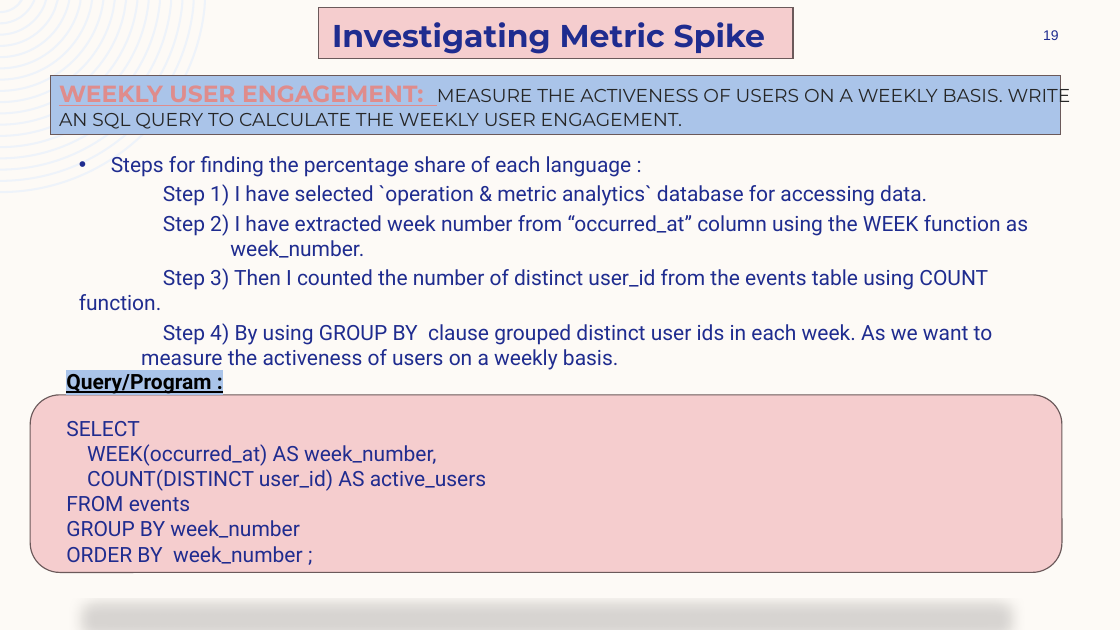
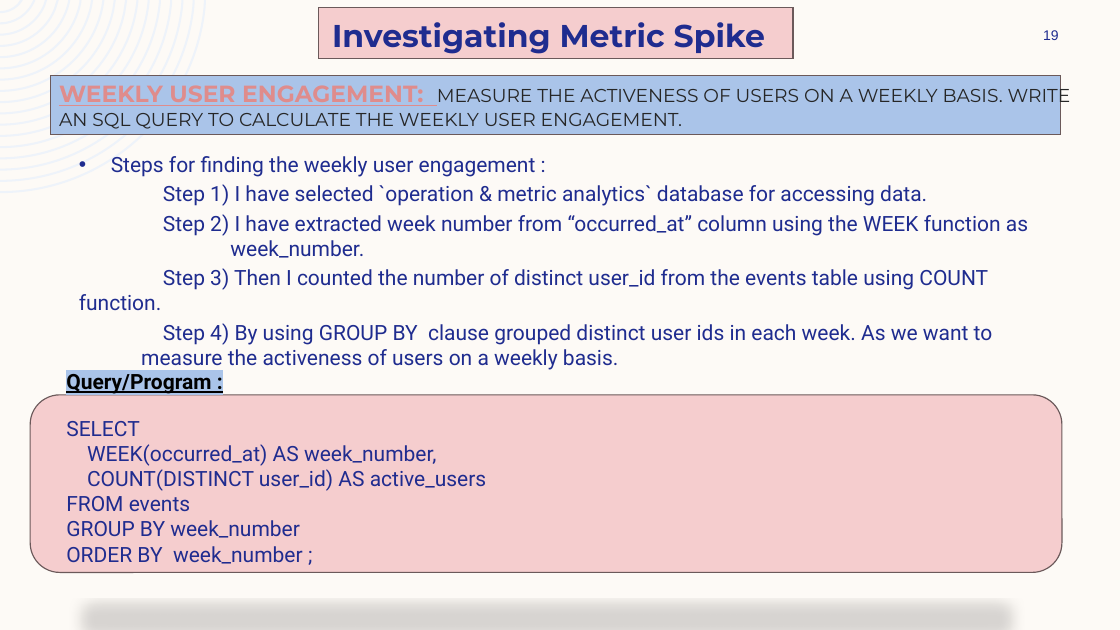
Before and after one commit to ShindeYash/Operation_and_Metric_Analytics, a slide deck: slide 19 of Report - Operation_and_Metric_Analytics.pptx. Drawn at 1120x630 pixels with LibreOffice and Linux fonts; fonts in the diff are those of the drawing. Boxes give left, top, right and bottom in pixels: in the first picture for what was removed or moved away, otherwise in the second. Text is boxed around its words. In the diff, an @@ line names an element or a change of style, - is before the commit and + after.

```diff
--- a/Report - Operation_and_Metric_Analytics.pptx
+++ b/Report - Operation_and_Metric_Analytics.pptx
@@ text at bbox=[111, 156, 536, 177]: text changed @@
-• Steps for finding the percentage share of each language :
+• Steps for finding the weekly user engagement :
```
Also in this commit, not shown: 2 other slides changed, 2 other files.
